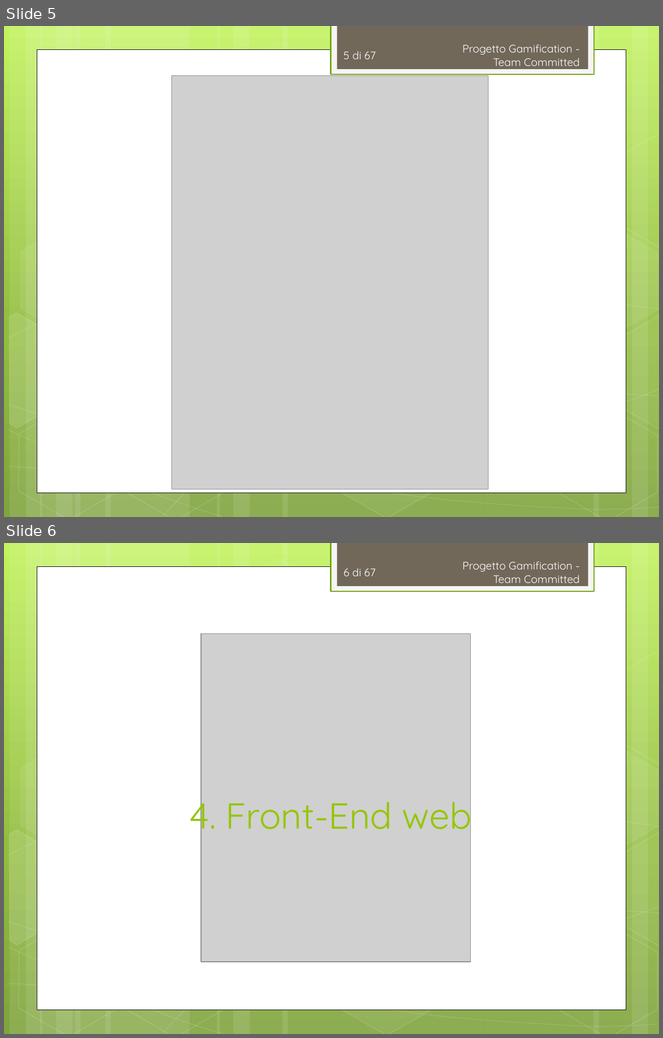
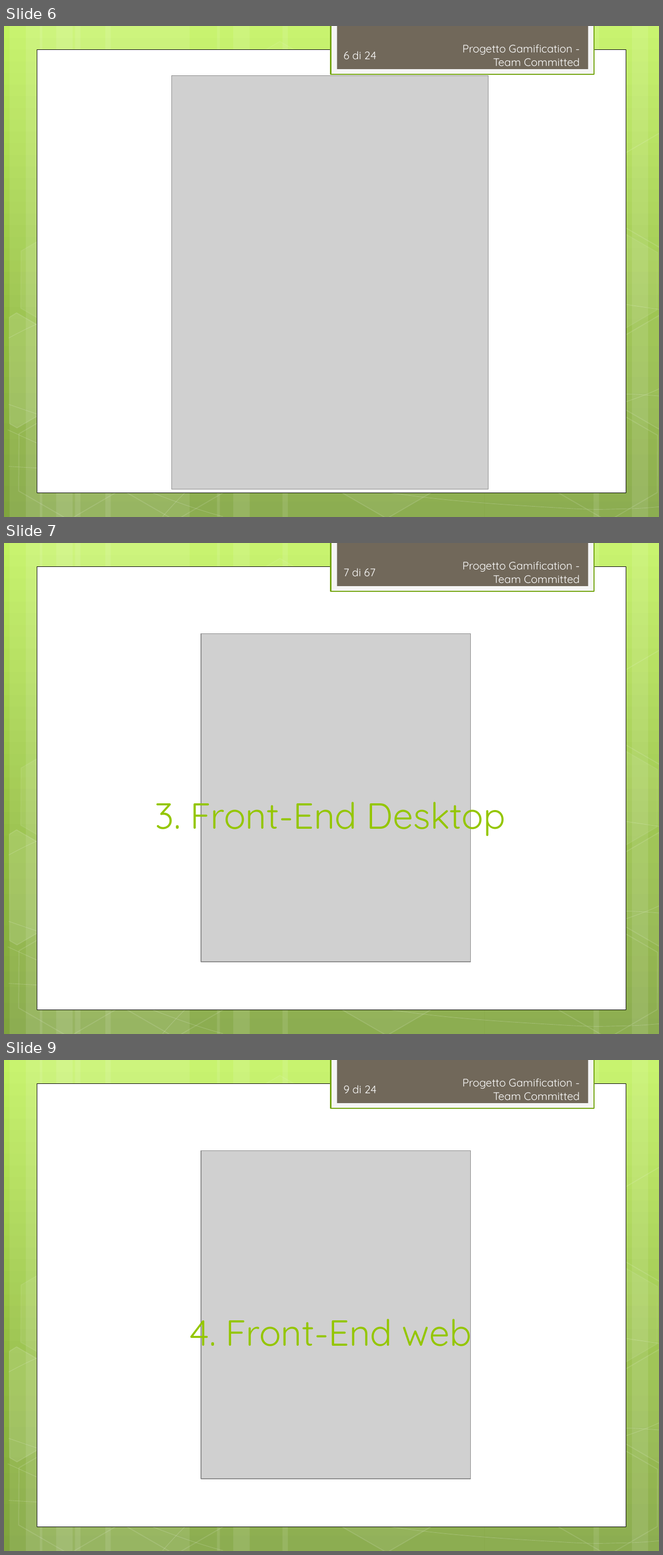
Before and after one commit to TeamCommitted/Team-Committed---Documenti, a slide deck: RP/Esterni/Presentazione/RP-Presentazione.pptx. Shown one above the other, each under a label of ours: slides 5 and 6 before the commit, slides 6, 7 and 9 after it; the slides between them are not shown. The pictures are 663x1038 and 663x1555 pixels, drawn with LibreOffice and Linux fonts; fonts in the diff are those of the drawing; grey boxes stand for pictures. Boxes give left, top, right and bottom in pixels: in the first picture for what was removed or moved away, otherwise in the second. Text is boxed around its words. In the diff, an @@ line names an element or a change of style, - is before the commit and + after.

```diff
--- a/RP/Esterni/Presentazione/RP-Presentazione.pptx
+++ b/RP/Esterni/Presentazione/RP-Presentazione.pptx
@@ slide 7 added at box(4, 543, 659, 1034), background gradient #C3F35F to #93BF3F to #81A53E; not listed: 31 template elements that a slide beside it also shows @@
@@ page number added at box(344, 568, 376, 576), 12 pt, text #FEFEFE @@
+7 di 67
@@ text added at box(463, 561, 580, 583), 12 pt, text #FEFEFE @@
+Progetto Gamification - Team Committed
@@ picture added at box(201, 634, 471, 962) @@
@@ title added at box(155, 791, 506, 838), 40 pt, text #94C600 @@
+3. Front-End Desktop
@@ what was slide 5 is now slide 6 @@
@@ page number at box(344, 51, 377, 59): text changed @@
-5 di 67
+6 di 24
@@ what was slide 6 is now slide 9 @@
@@ page number at box(344, 1085, 377, 1093): text changed @@
-6 di 67
+9 di 24
```
Also in this commit, not shown: 1 slide changed, 2 other slides added.
